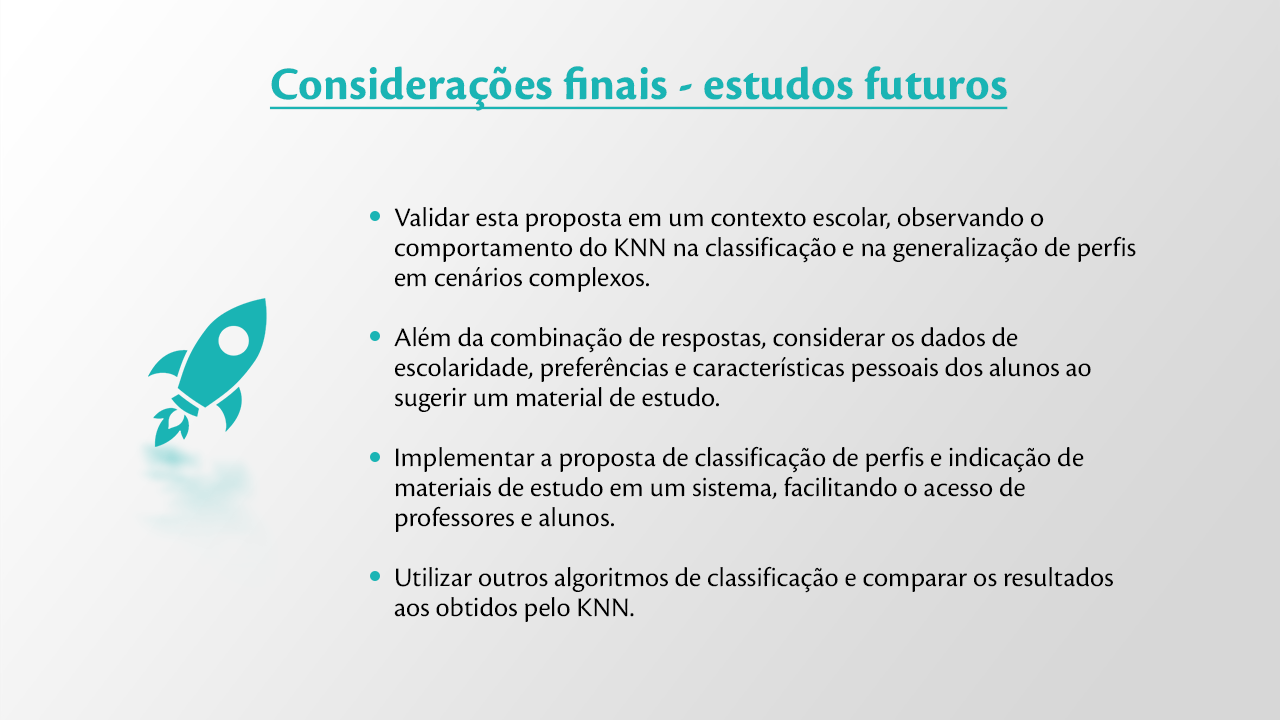
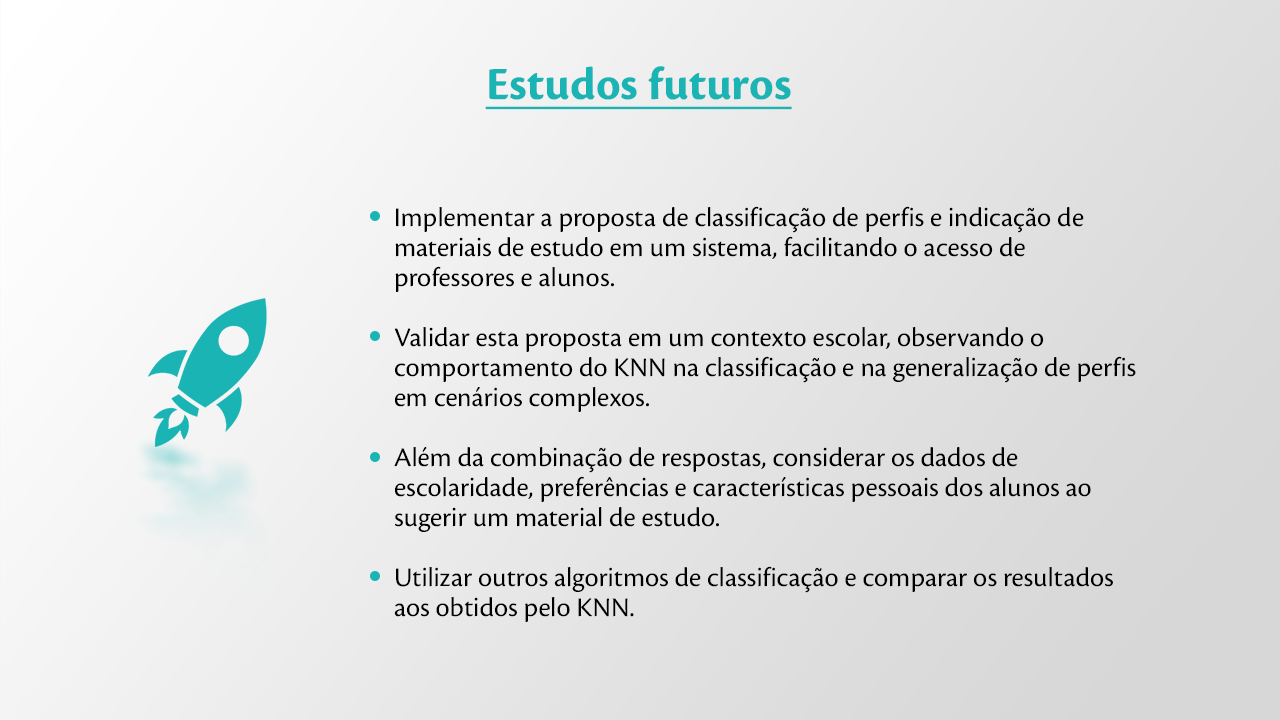
Revision of a layered w=1280, h=720 image; what changed, layer by layer:
renamed "Considerações finais - estudos futuros" to "Estudos futuros", painted on it over bbox(269, 66, 1008, 111)
renamed "Validar esta proposta em um contexto escolar, observando o comp" to "Implementar a proposta de classificação de perfis e indicação d", painted on it over bbox(394, 206, 1136, 532)
